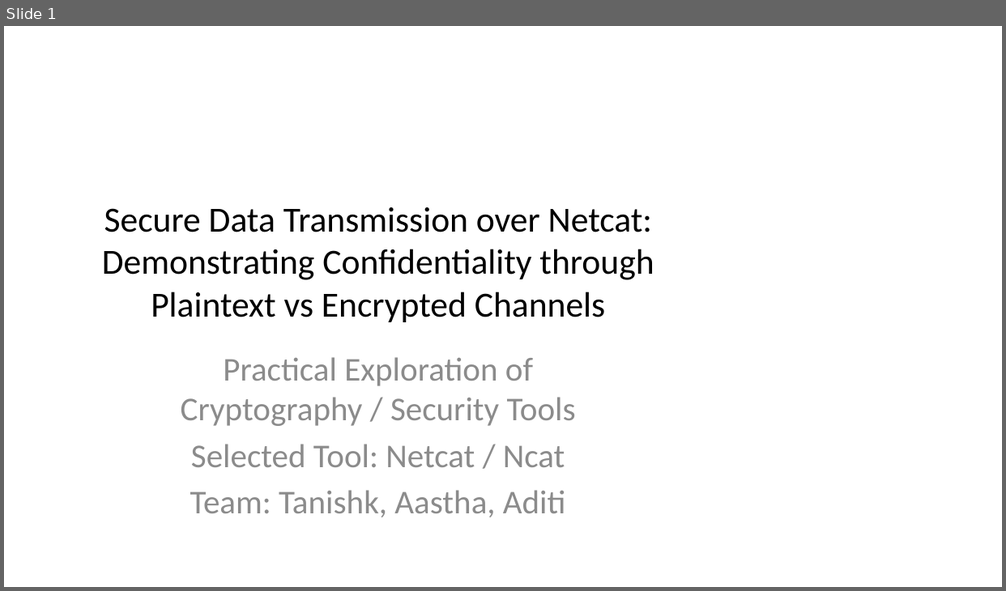
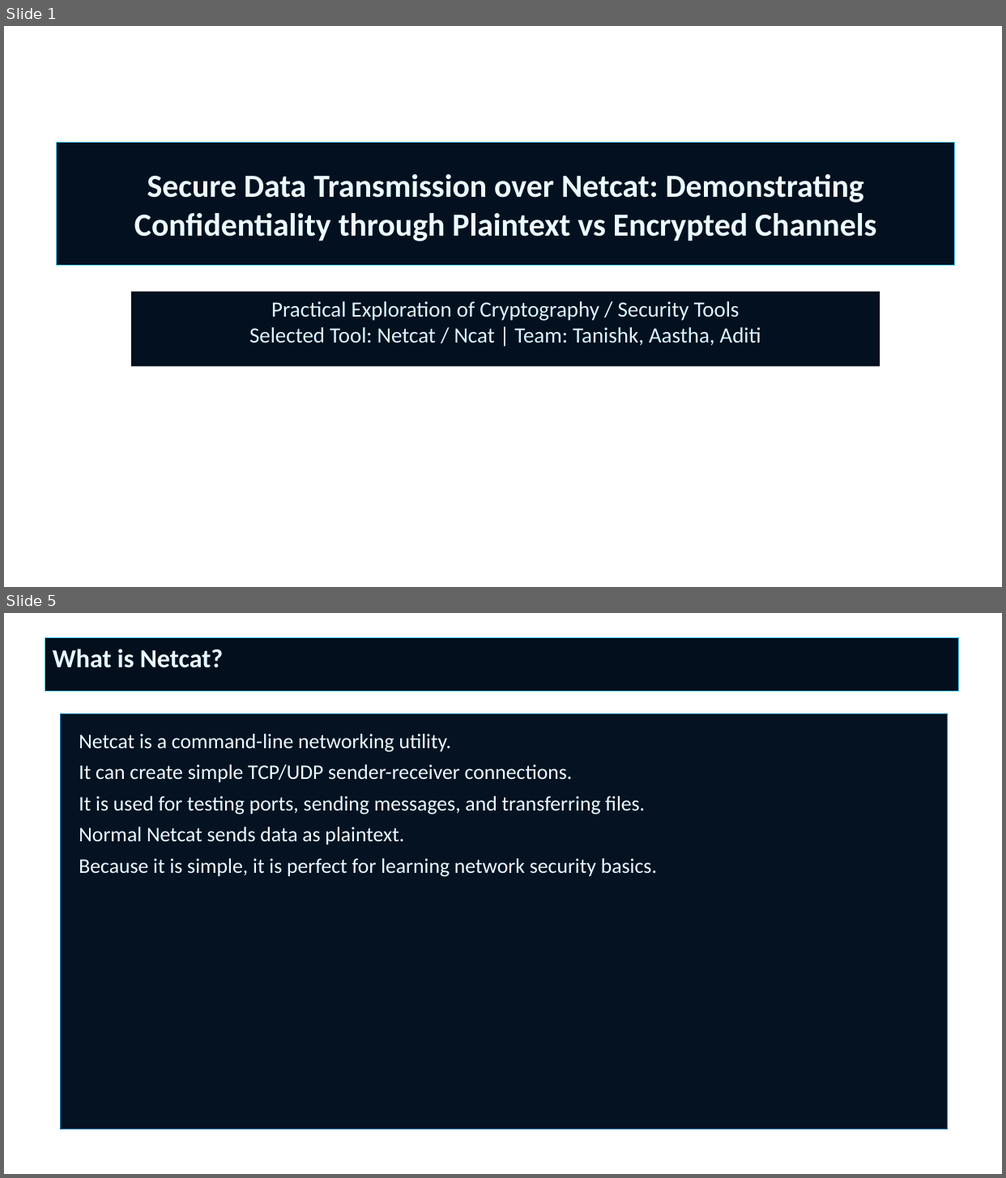
Before and after one commit to aastha2208/campussync-mobile, a slide deck: netcat_aat_project/Secure_Data_Transmission_over_Netcat_Presentation.pptx. Shown one above the other, each under a label of ours: slide 1 before the commit, slides 1 and 5 after it; the slides between them are not shown. The pictures are 1006x591 and 1006x1178 pixels, drawn with LibreOffice and Linux fonts; fonts in the diff are those of the drawing; background and template pictures are left out. Boxes give left, top, right and bottom in pixels: in the first picture for what was removed or moved away, otherwise in the second. Text is boxed around its words. In the diff, an @@ line names an element or a change of style, - is before the commit and + after.

```diff
--- a/netcat_aat_project/Secure_Data_Transmission_over_Netcat_Presentation.pptx
+++ b/netcat_aat_project/Secure_Data_Transmission_over_Netcat_Presentation.pptx
@@ slide 5 added at (4,613,1002,1174), background picture (left out) @@
@@ rectangle added at (45,637,958,692), fill #040F1E, outline #4BCDFF 0.75 pt, 25 pt, text #E8F8FF, bold @@
+What is Netcat?
@@ rectangle added at (60,714,948,1130), fill #051222, outline #2282B4 0.75 pt, 20 pt, text #ECFAFF @@
+Netcat is a command-line networking utility.
+It can create simple TCP/UDP sender-receiver connections.
+It is used for testing ports, sending messages, and transferring files.
+Normal Netcat sends data as plaintext.
+Because it is simple, it is perfect for learning network security basics.
@@ slide 1 changed as well @@
@@ rectangle "Secure Data Transmission over Netcat: ...": place and size @@
-rectangle "Secure Data Transmission over Netcat: ..." at (102,207,654,322)
+rectangle "Secure Data Transmission over Netcat: ..." at (57,142,955,266)
@@ rectangle "Secure Data Transmission over Netcat: ..." at (57,142,955,266): size 34 to 31 pt, text colour #000000 to #ECFAFF, bold on; fill none to #03101F; outline none to #57D7FF 0.75 pt @@
@@ rectangle "Practical Exploration of Cryptography / ...": place and size @@
-rectangle "Practical Exploration of Cryptography / ..." at (181,357,576,518)
+rectangle "Practical Exploration of Cryptography / ..." at (131,292,880,367)
@@ rectangle "Practical Exploration of Cryptography / ..." at (131,292,880,367): fill none to #03101F @@
@@ text in rectangle at (249,301,761,346): text changed; size 32 to 21 pt; text colour #8C8C8C to #DCF4FF @@
-Practical Exploration of Cryptography / Security Tools
-Selected Tool: Netcat / Ncat
-Team: Tanishk, Aastha, Aditi
+Practical Exploration of Cryptography / Security Tools
+Selected Tool: Netcat / Ncat | Team: Tanishk, Aastha, Aditi
```
Also in this commit, not shown: 7 other slides changed, 16 other slides added, 8 slides removed, 7 other files.
